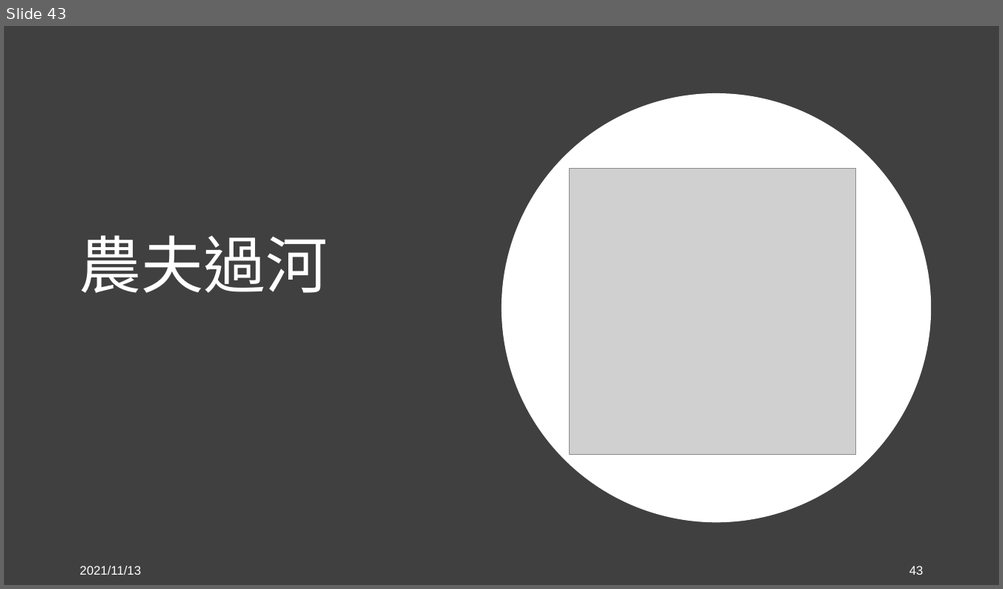
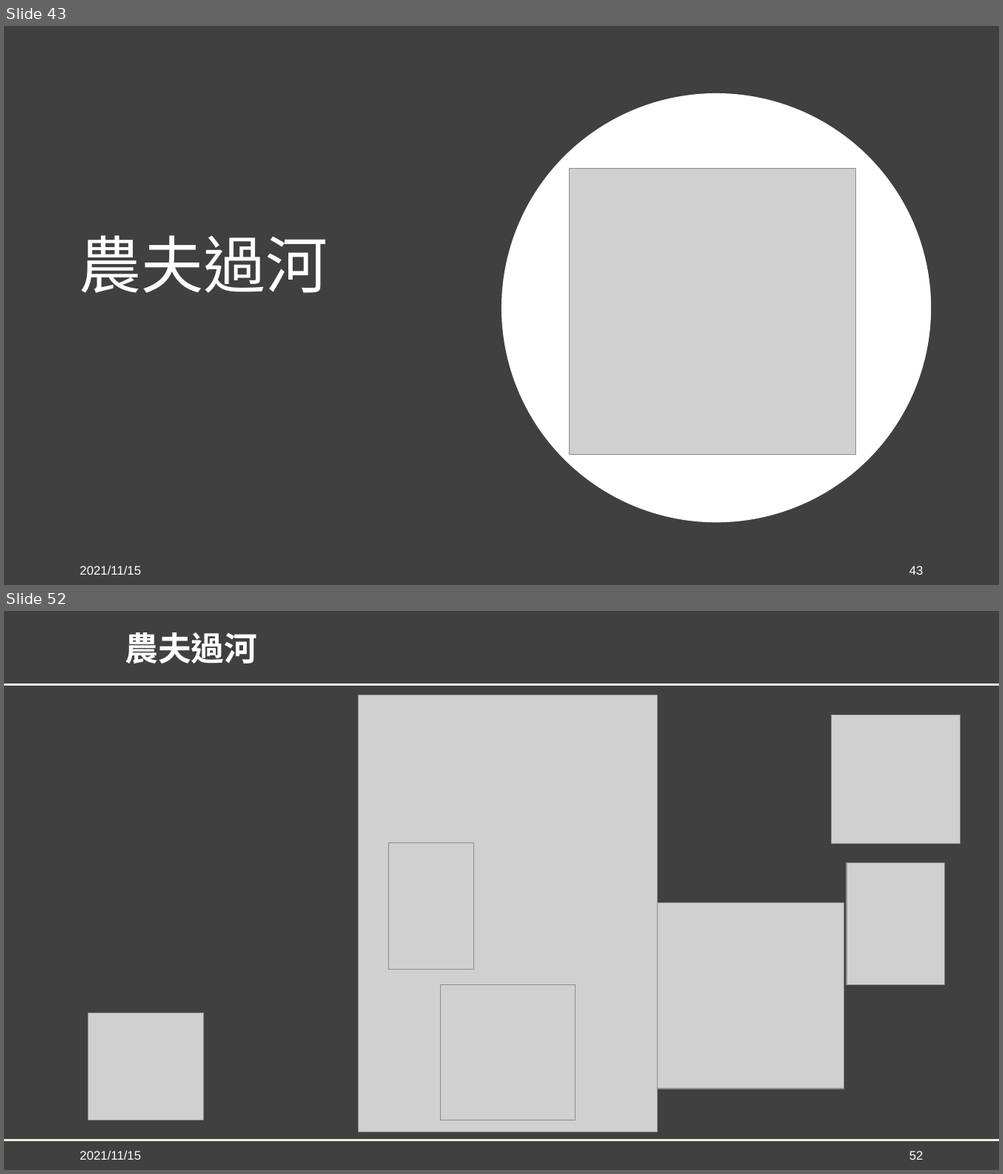
Before and after one commit to YuCheng21/nkust-genetic-algorithm, a slide deck: mid_project/GA_Mid_Report.pptx. Shown one above the other, each under a label of ours: slide 43 before the commit, slides 43 and 52 after it; the slides between them are not shown. The pictures are 1003x589 and 1003x1174 pixels, drawn with LibreOffice and Linux fonts; fonts in the diff are those of the drawing; grey boxes stand for pictures; background and template pictures are left out. Boxes give left, top, right and bottom in pixels: in the first picture for what was removed or moved away, otherwise in the second. Text is boxed around its words. In the diff, an @@ line names an element or a change of style, - is before the commit and + after.

```diff
--- a/mid_project/GA_Mid_Report.pptx
+++ b/mid_project/GA_Mid_Report.pptx
@@ slide 52 added at (4,611,999,1170), background #404040 @@
@@ title added at (125,632,257,664), 32 pt, text #FFFFFF, bold @@
+農夫過河
@@ line added from (4, 685) to (999, 685), #EEECE1 2.25 pt @@
@@ picture added at (358,695,657,1133) @@
@@ picture added at (831,715,960,844) @@
@@ picture added at (389,843,474,970) @@
@@ picture added at (846,863,945,985) @@
@@ picture added at (657,903,844,1089) @@
@@ picture added at (441,985,575,1121) @@
@@ picture added at (88,1013,203,1121) @@
@@ line added from (4, 1141) to (999, 1141), #EEECE1 2.25 pt @@
@@ text added at (79,1151,141,1160), 12 pt, text #FFFFFF @@
+2021/11/15
@@ page number added at (909,1151,923,1160), 12 pt, text #FFFFFF @@
+52
@@ slide 43 changed as well @@
@@ text at (79,566,141,575): text changed @@
-2021/11/13
+2021/11/15
```
Also in this commit, not shown: 54 other slides changed, 19 other slides added, 1 other file.
